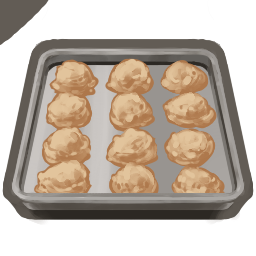
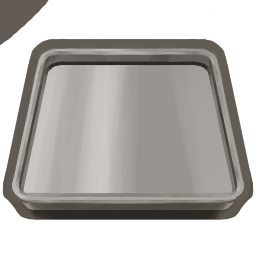
Layer changes from the first (256, 256) image to the second:
painted on "Sheet LINES" over (7, 38, 248, 225)
painted on "Paint Layer 23" over (7, 38, 248, 225)
painted on "Paint Layer 21" over (7, 38, 248, 225)
